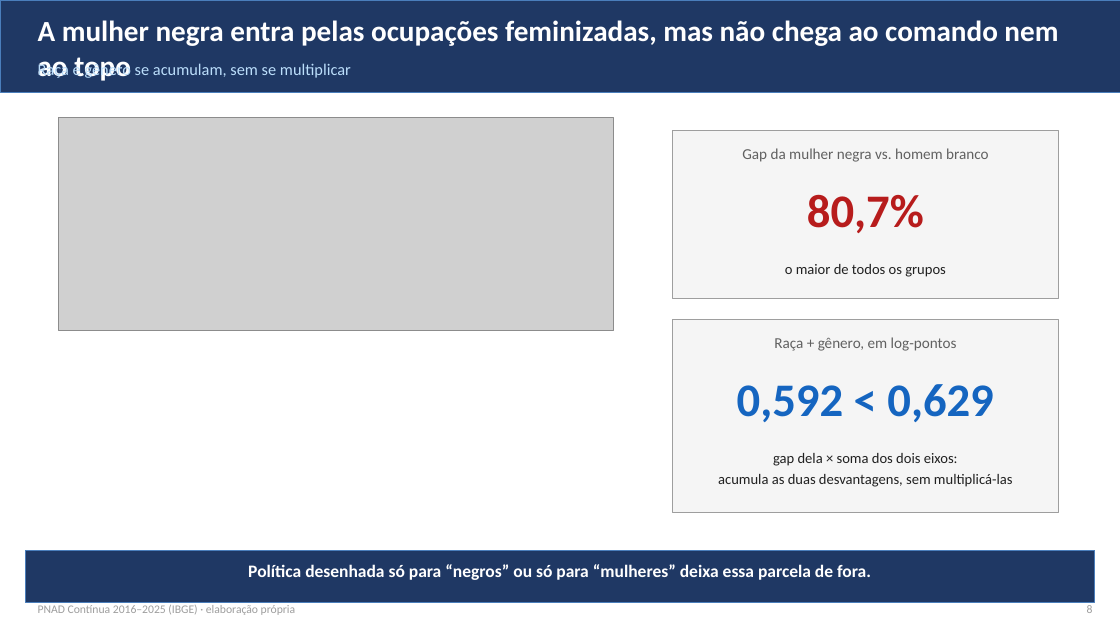
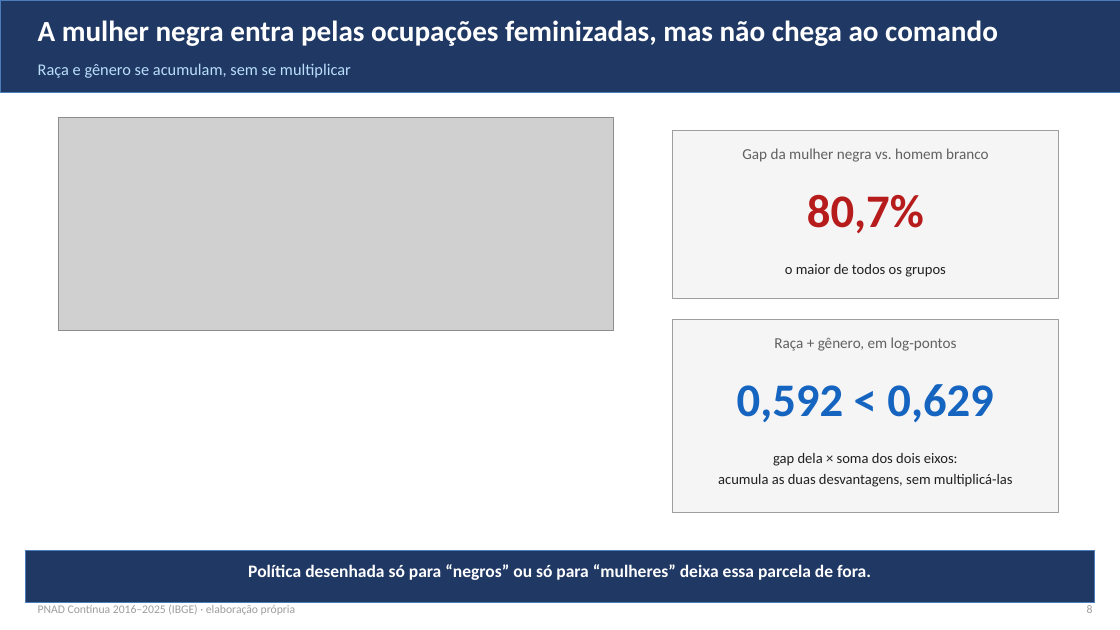
Before and after one commit to rickinrj-ux/ProjetoRacismoPNAD, a slide deck: slide 8 of entregaveis/TCC_Ricardo_Calheiros_Executiva.pptx. Drawn at 1120x630 pixels with LibreOffice and Linux fonts; fonts in the diff are those of the drawing; grey boxes stand for pictures. Boxes give left, top, right and bottom in pixels: in the first picture for what was removed or moved away, otherwise in the second. Text is boxed around its words. In the diff, an @@ line names an element or a change of style, - is before the commit and + after.

```diff
--- a/entregaveis/TCC_Ricardo_Calheiros_Executiva.pptx
+++ b/entregaveis/TCC_Ricardo_Calheiros_Executiva.pptx
@@ text at <box>38,20,998,46</box>: text changed @@
-A mulher negra entra pelas ocupações feminizadas, mas não chega ao comando nem ao topo
+A mulher negra entra pelas ocupações feminizadas, mas não chega ao comando
```
Also in this commit, not shown: 14 other files.
